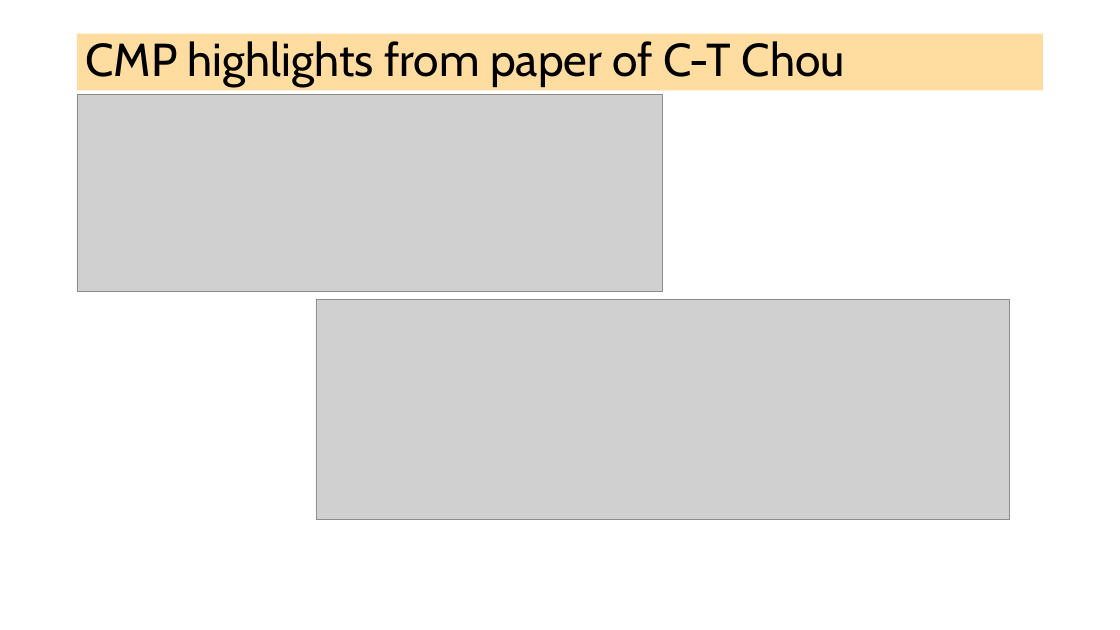
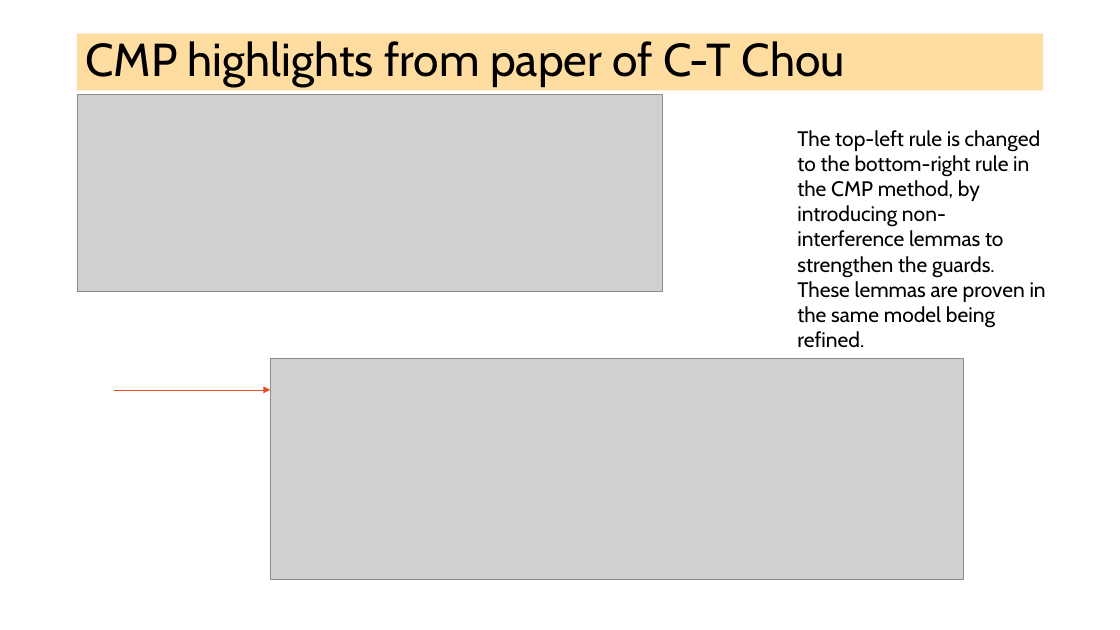
Before and after one commit to ganeshutah/cs6110s22, a slide deck: slide 27 of Lec19/Lec19.pptx (slide 25 before the commit). Drawn at 1120x630 pixels with LibreOffice and Linux fonts; fonts in the diff are those of the drawing; grey boxes stand for pictures. Boxes give left, top, right and bottom in pixels: in the first picture for what was removed or moved away, otherwise in the second. Text is boxed around its words. In the diff, an @@ line names an element or a change of style, - is before the commit and + after.

```diff
--- a/Lec19/Lec19.pptx
+++ b/Lec19/Lec19.pptx
@@ text added at <box>797,130,1046,347</box>, 18 pt, text #000000 @@
+The top-left rule is changed to the bottom-right rule in the CMP method, by introducing non-interference lemmas to strengthen the guards. These lemmas are proven in the same model being refined.
@@ picture: place and size @@
-picture at <box>316,299,1009,519</box>
+picture at <box>271,359,964,579</box>
@@ arrow added from (114, 390) to (271, 390), #E84C22 0.5 pt @@
```
Also in this commit, not shown: 1 other file.
